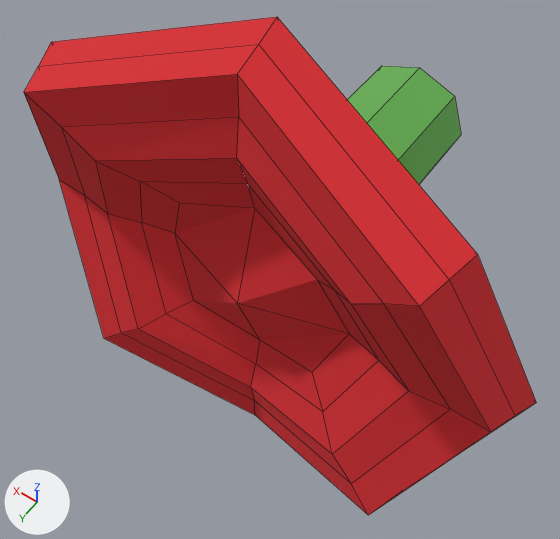
A saved change to the Blender file Assets/Graphics/Models/Water_Sprayer.blend.
One viewpoint serves both versions: a camera (50 mm lens) standing at (-0.859, 2.007, 1.826) and looking at (0.024, 0.771, -0.116). Every picture has the same lights, and +X, +Y and +Z are marked at lower left. The first picture is the older version. Mesh edges are drawn as thin lines.
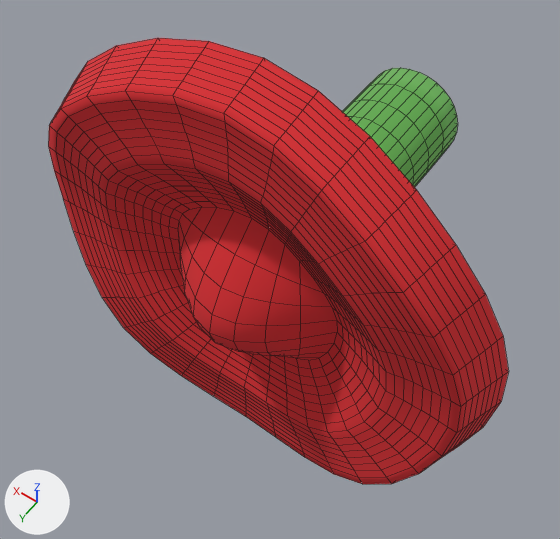
Edits to the bpy script that builds the scene:
```text
Change me_cube_001:
    used by ob_cube; location = (0.0, 0.0, 0.0)
    remove me_cube_001.from_pydata(...)  # 90 vertices, 88 faces; spans x -0.84..0.84, y 0.0..1.12, z -0.84..0.84
    add me_cube_001.from_pydata(...)  # 90 vertices, 88 faces; spans x -0.84..0.84, y 0.0..1.42, z -0.84..0.84
    me_cube_001 part 1
    me_cube_001.vertices[86].co: (0.0, 1.02, 0.0) -> (0.0, 1.42, 0.0)  # pixel (237, 303) -> not seen
    me_cube_001 part 2: all faces are now shaded smooth (88 of 88 changed)
Change ob_cube:
    add _m = ob_cube.modifiers.new('Subdivision', 'SUBSURF')
```

Where the change shows, as pixel boxes (x1, y1, x2, y2) in the pictures (560 x 539 px; the box of a moved part takes in the faces that stretch with it):
'Cube', reshaped, shading changed, modifiers changed (10% narrower, 10% shorter)
    before: (24, 17, 536, 515)
    after: (48, 38, 509, 484)
part 1 of me_cube_001, moved or reshaped
    before: (175, 203, 349, 372)
    after: (178, 207, 337, 360)
part 2 of me_cube_001, shading changed
    before: (24, 17, 536, 515)
    after: (48, 38, 509, 484)
